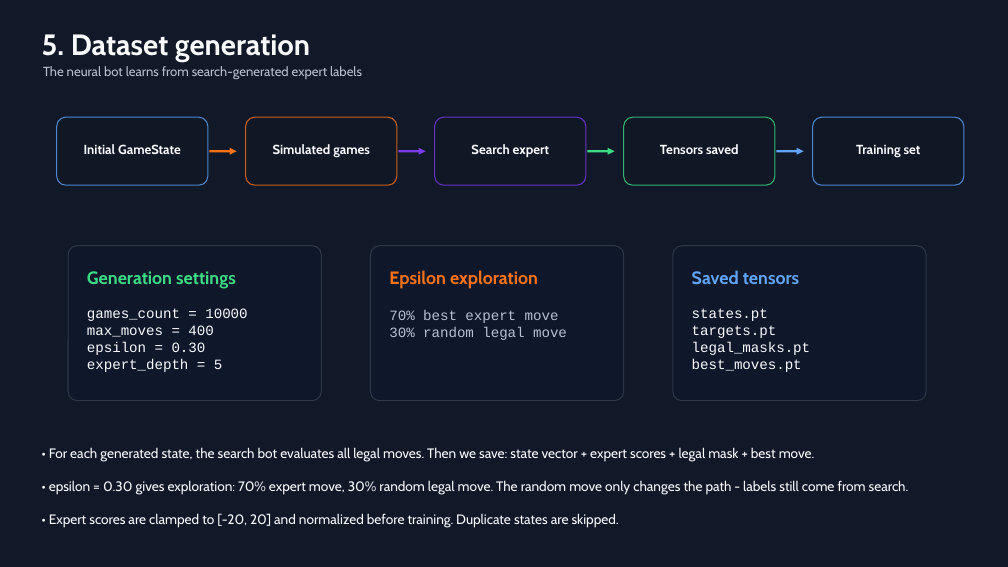
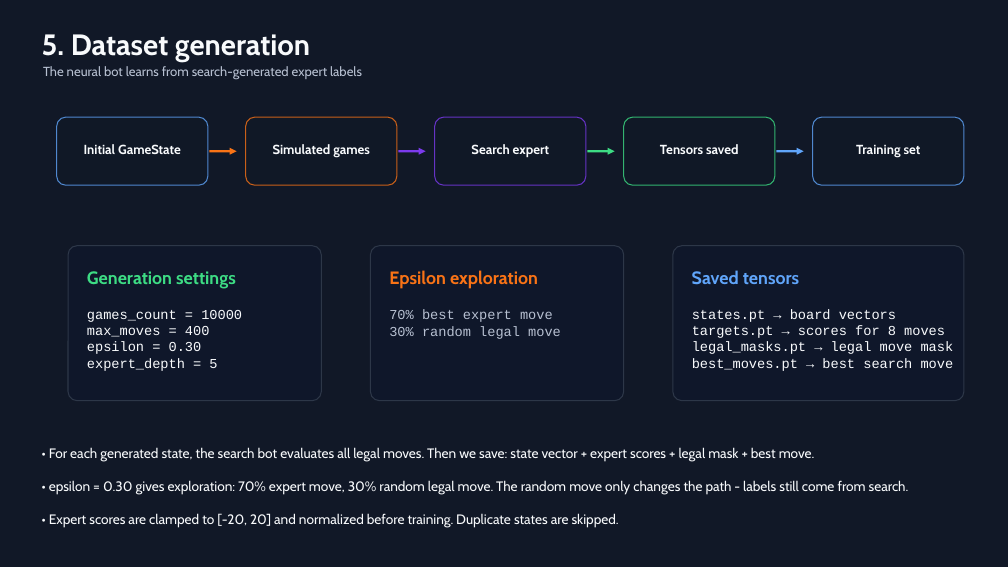
Before and after one commit to mikelsProject/paper-soccer-ai, a slide deck: slide 6 of Paper_Soccer_AI_presentation.pptx. Drawn at 1008x567 pixels with LibreOffice and Linux fonts; fonts in the diff are those of the drawing. Boxes give left, top, right and bottom in pixels: in the first picture for what was removed or moved away, otherwise in the second. Text is boxed around its words. In the diff, an @@ line names an element or a change of style, - is before the commit and + after.

Commit message:
update

```diff
--- a/Paper_Soccer_AI_presentation.pptx
+++ b/Paper_Soccer_AI_presentation.pptx
@@ rounded rectangle: place and size @@
-rounded rectangle at box(673, 246, 926, 401)
+rounded rectangle at box(673, 246, 964, 401)
@@ text "games_count = 10000" at box(87, 310, 242, 371): size 13.5 to 13 pt @@
@@ text "70% best expert move" at box(389, 309, 561, 339): size 13.5 to 13 pt @@
@@ text at box(692, 309, 954, 371): text changed; size 13.5 to 13 pt @@
-states.pt
-targets.pt
-legal_masks.pt
-best_moves.pt
+states.pt → board vectors
+targets.pt → scores for 8 moves
+legal_masks.pt → legal move mask
+best_moves.pt → best search move
```
Also in this commit, not shown: 1 other slide changed.
